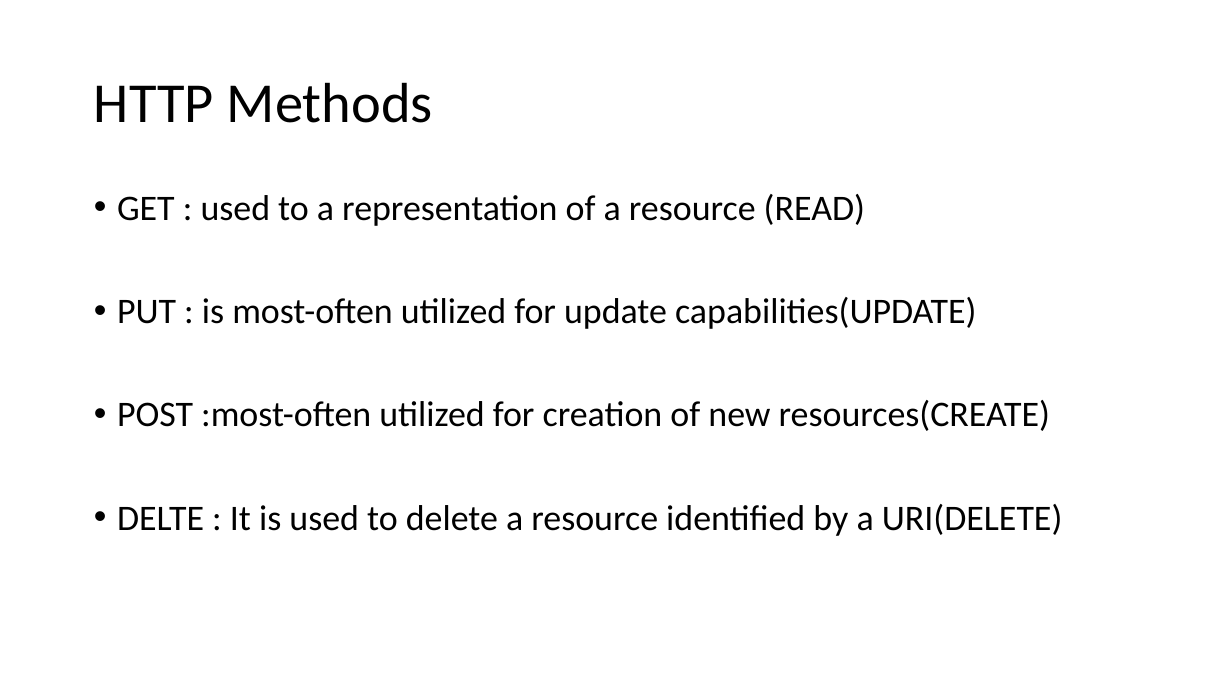
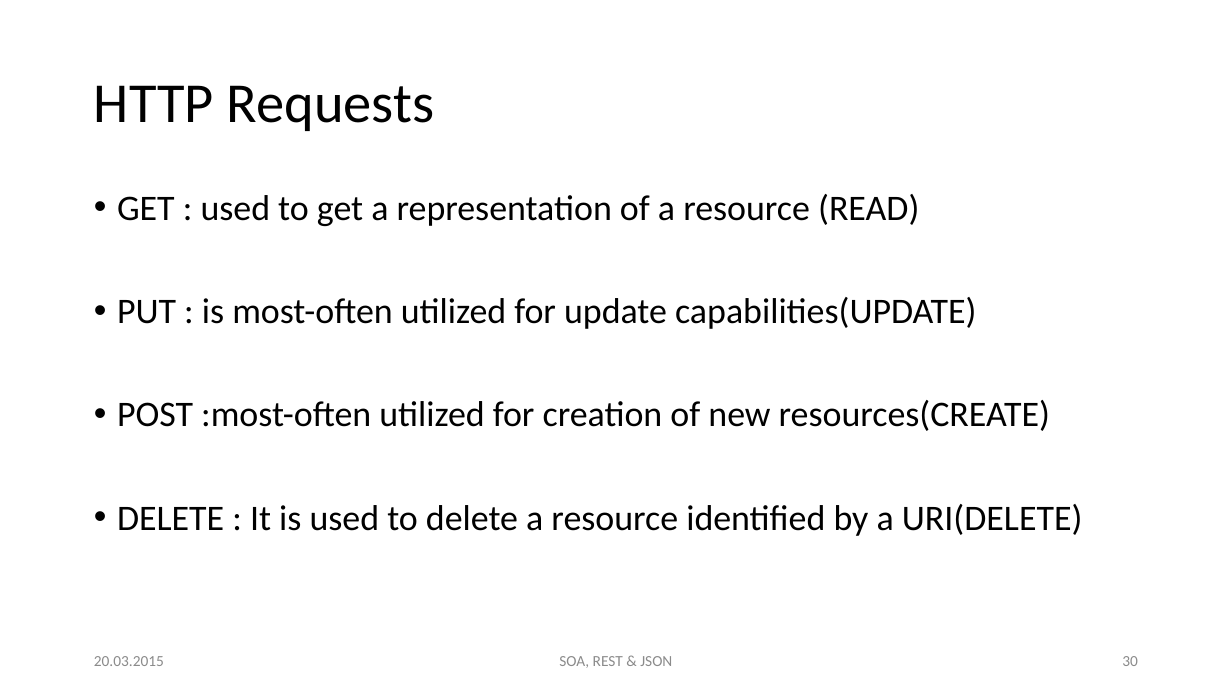
Before and after one commit to hsiegel-tgm/SOA2, a slide deck: slide 30 of p2.pptx (slide 20 before the commit). Drawn at 1232x693 pixels with LibreOffice and Linux fonts; fonts in the diff are those of the drawing. Boxes give left, top, right and bottom in pixels: in the first picture for what was removed or moved away, otherwise in the second. Text is boxed around its words. In the diff, an @@ line names an element or a change of style, - is before the commit and + after.

Commit message:
Updated Version

```diff
--- a/p2.pptx
+++ b/p2.pptx
@@ title at <box>94,85,434,131</box>: text changed @@
-HTTP Methods
+HTTP Requests
@@ text at <box>117,194,919,226</box>: text changed @@
-• GET : used to a representation of a resource (READ)
+• GET : used to get a representation of a resource (READ)
@@ text at <box>117,504,1083,536</box>: text changed @@
-• DELTE : It is used to delete a resource identified by a URI(DELETE)
+• DELETE : It is used to delete a resource identified by a URI(DELETE)
@@ text added at <box>94,656,164,666</box>, 12 pt, text #8C8C8C @@
+20.03.2015
@@ text added at <box>559,656,672,668</box>, 12 pt, text #8C8C8C @@
+SOA, REST & JSON
@@ page number added at <box>1122,656,1138,666</box>, 12 pt, text #8C8C8C @@
+30
```
Also in this commit, not shown: 36 other slides changed, 5 slides added, 3 slides removed.
